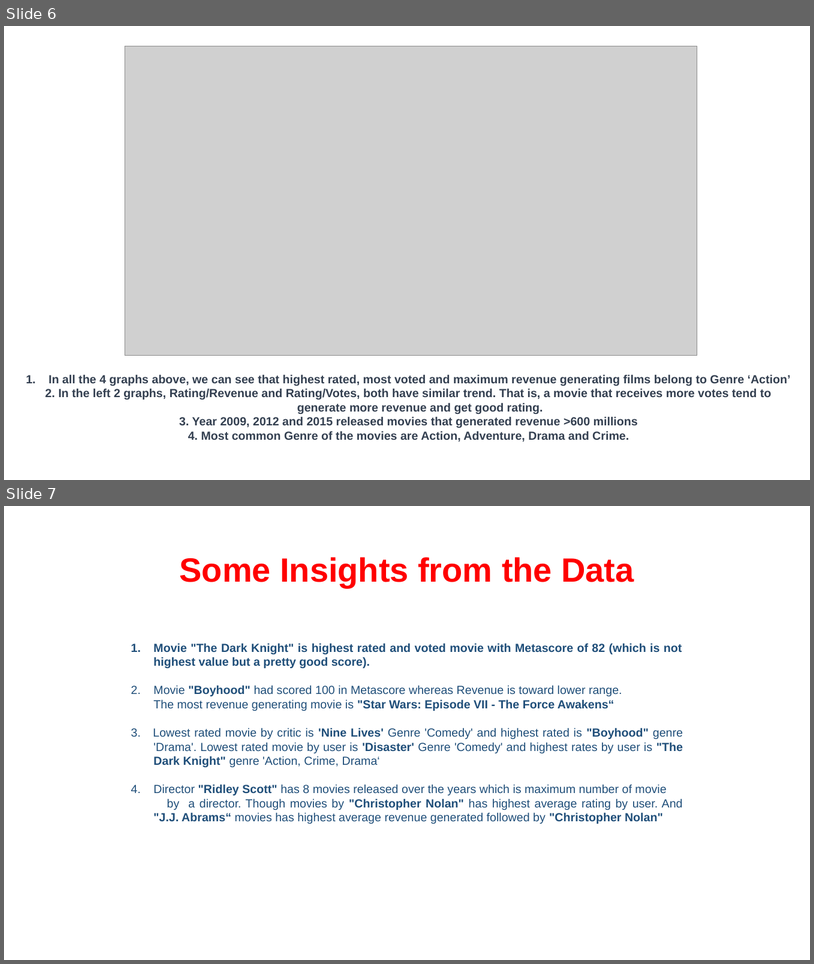
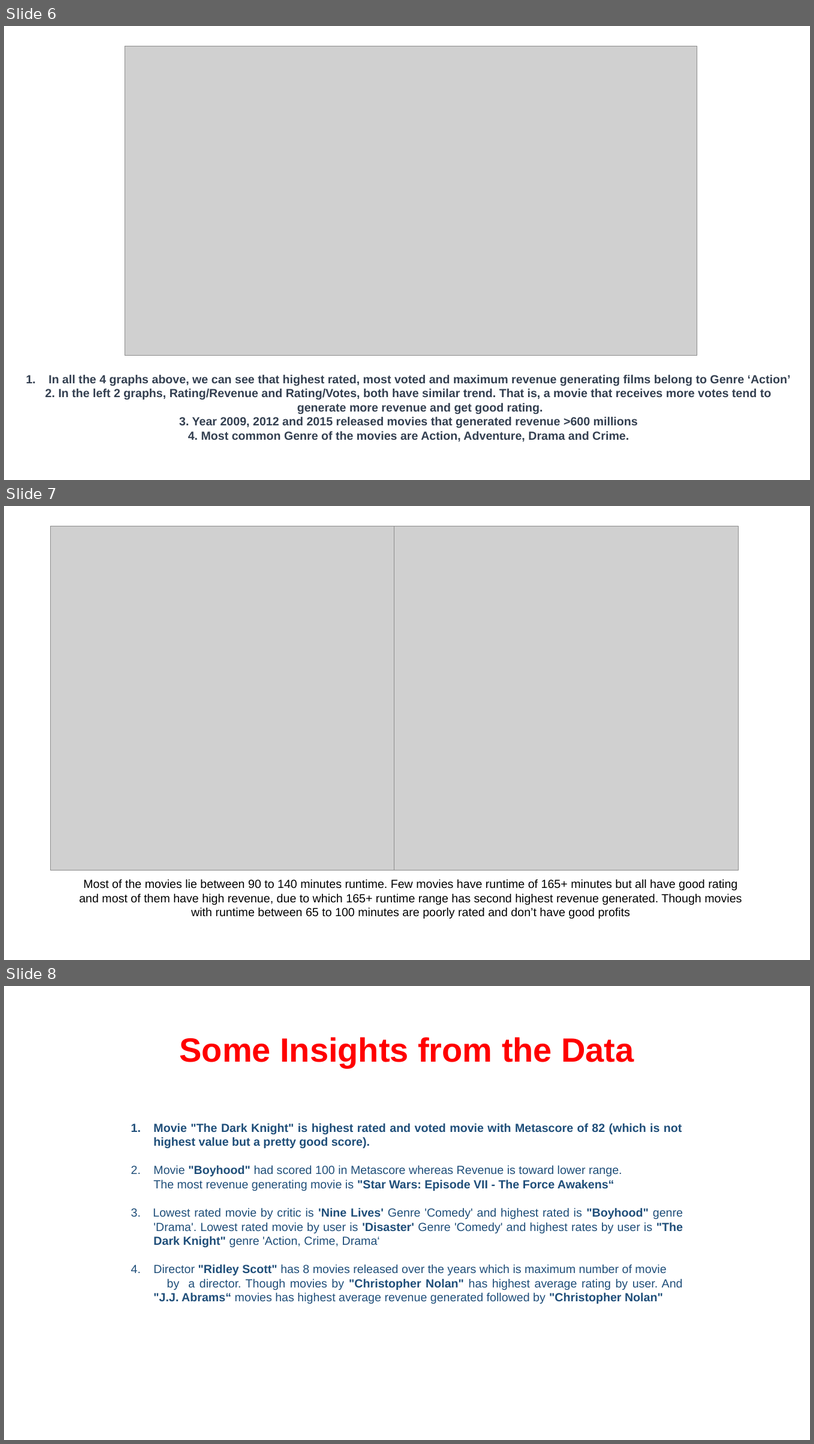
Before and after one commit to yaminijoshi89/INSAID-Projects, a slide deck: EDA_IMBD_Movies.ppt. Shown one above the other, each under a label of ours: slides 6 and 7 before the commit, slides 6, 7 and 8 after it. The pictures are 814x964 and 814x1444 pixels, drawn with LibreOffice and Linux fonts; fonts in the diff are those of the drawing; grey boxes stand for pictures; background and template pictures are left out. Boxes give left, top, right and bottom in pixels: in the first picture for what was removed or moved away, otherwise in the second. Text is boxed around its words. In the diff, an @@ line names an element or a change of style, - is before the commit and + after.

```diff
--- a/EDA_IMBD_Movies.ppt
+++ b/EDA_IMBD_Movies.ppt
@@ slide 7 added at (x1=4, y1=506, x2=810, y2=960), background #FFFFFF @@
@@ picture added at (x1=51, y1=526, x2=395, y2=870) @@
@@ picture added at (x1=395, y1=526, x2=738, y2=870) @@
@@ subtitle added at (x1=79, y1=879, x2=742, y2=918), 14 pt, text #000000 @@
+Most of the movies lie between 90 to 140 minutes runtime. Few movies have runtime of 165+ minutes but all have good rating and most of them have high revenue, due to which 165+ runtime range has second highest revenue generated. Though movies with runtime between 65 to 100 minutes are poorly rated and don’t have good profits
@@ what was slide 7 is now slide 8 @@
```
Also in this commit, not shown: 1 slide changed.
